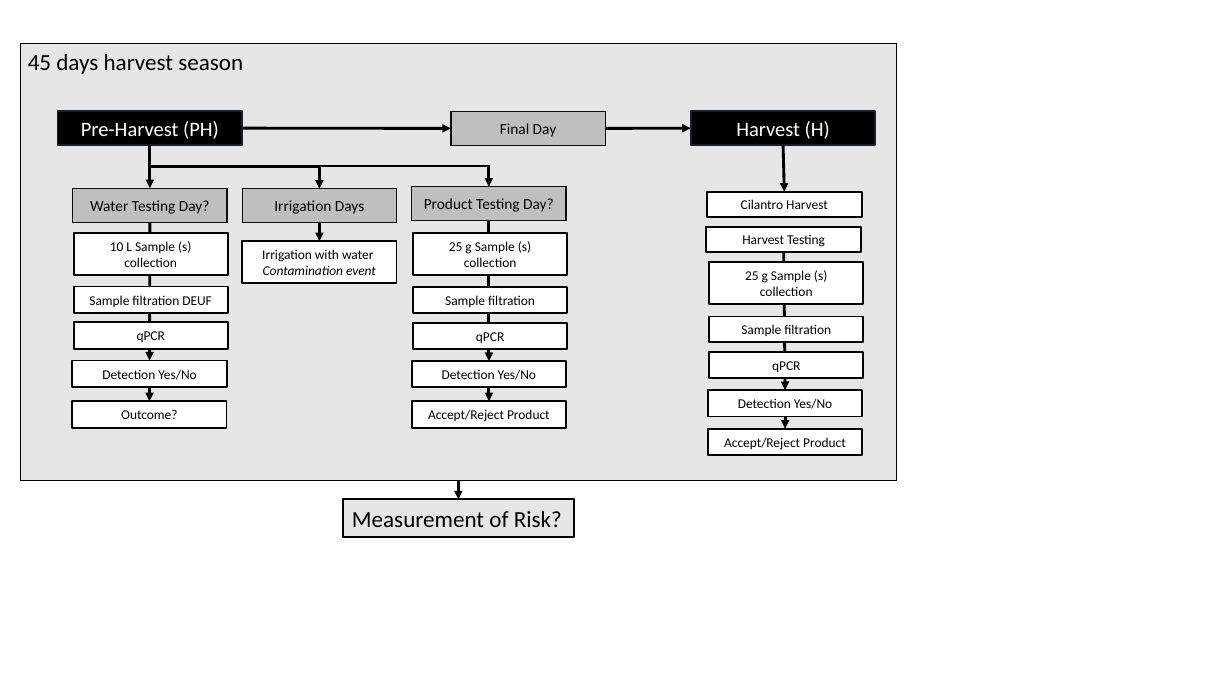
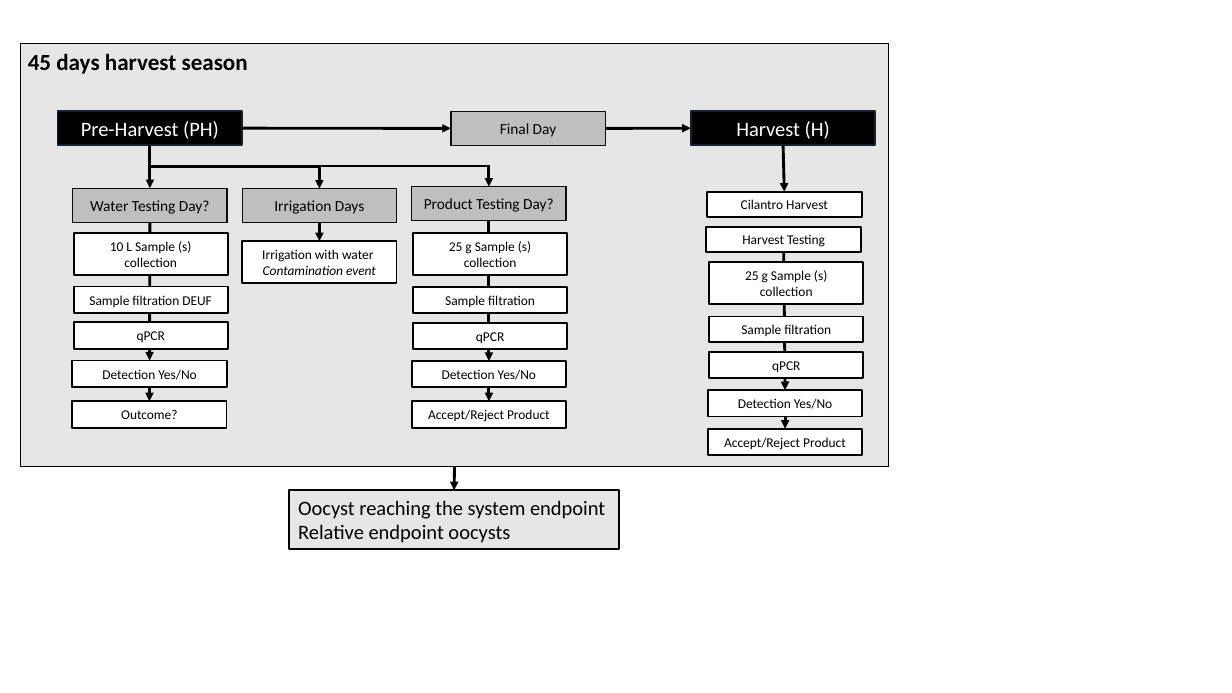
Before and after one commit to gareyes3/CPS-Farm-To-Facility-Cilantro, a slide deck: slide 1 of Figures PPTs/Process Model Framework.pptx. Drawn at 1232x693 pixels with LibreOffice and Linux fonts; fonts in the diff are those of the drawing. Boxes give left, top, right and bottom in pixels: in the first picture for what was removed or moved away, otherwise in the second. Text is boxed around its words. In the diff, an @@ line names an element or a change of style, - is before the commit and + after.

```diff
--- a/Figures PPTs/Process Model Framework.pptx
+++ b/Figures PPTs/Process Model Framework.pptx
@@ text "45 days harvest season" at (x1=28, y1=53, x2=248, y2=74): bold on @@
@@ rectangle resized from (x1=20, y1=43, x2=897, y2=481) to (x1=20, y1=43, x2=888, y2=467) @@
@@ arrow moved from (458, 481) - (458, 500) to (455, 467) - (454, 491) @@
@@ rectangle "Oocyst reaching the system endpoint" resized from (x1=343, y1=500, x2=574, y2=537) to (x1=289, y1=491, x2=619, y2=550) @@
@@ text in rectangle at (x1=298, y1=500, x2=605, y2=543): text changed; size 18 to 16 pt @@
-Measurement of Risk?
+Oocyst reaching the system endpoint
+Relative endpoint oocysts
```
Also in this commit, not shown: 2 slides added.
